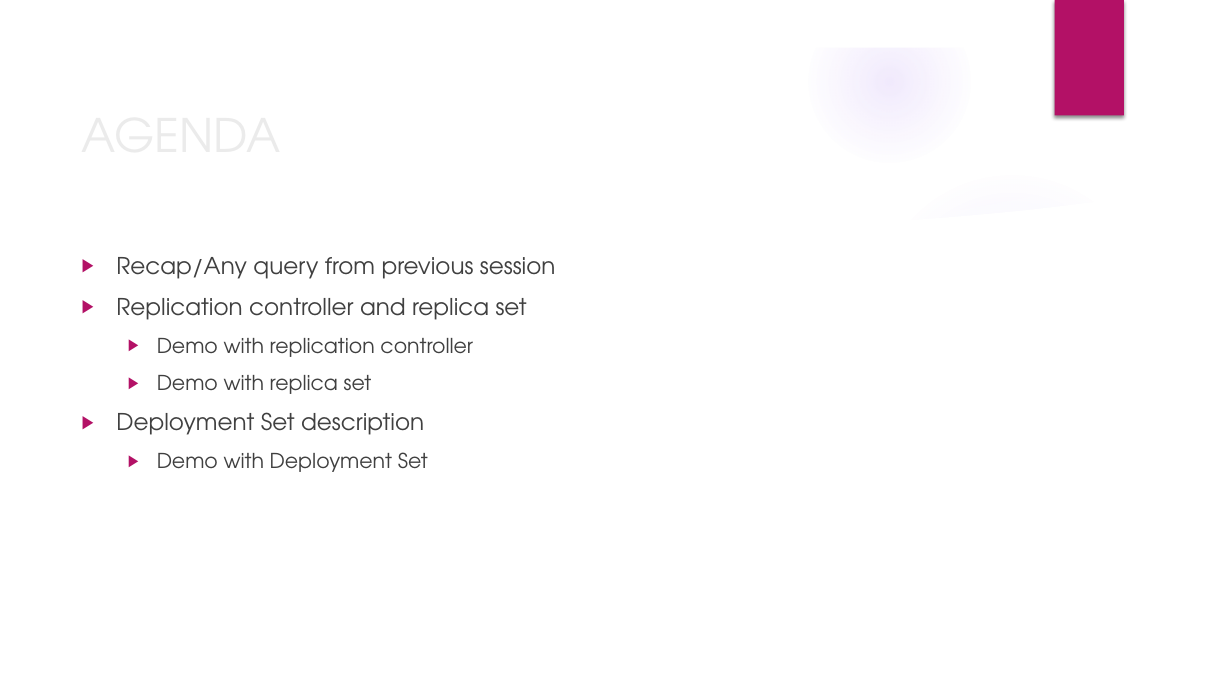
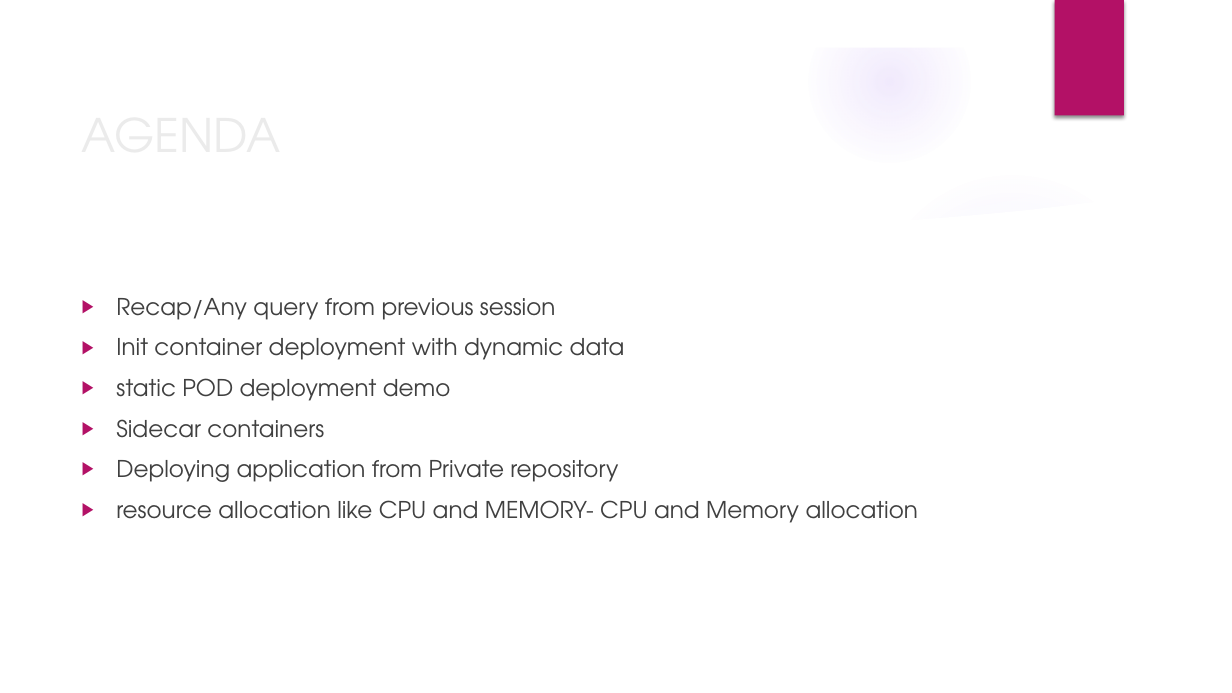
Before and after one commit to deepkumartraining/docker-k8s-April23, a slide deck: slide 2 of Day28/DockerAndKubernetes_Training-Day28.pptx. Drawn at 1232x693 pixels with LibreOffice and Linux fonts; fonts in the diff are those of the drawing; background and template pictures are left out. Boxes give left, top, right and bottom in pixels: in the first picture for what was removed or moved away, otherwise in the second. Text is boxed around its words. In the diff, an @@ line names an element or a change of style, - is before the commit and + after.

Commit message:
Day 28 contents and agenda updated

```diff
--- a/Day28/DockerAndKubernetes_Training-Day28.pptx
+++ b/Day28/DockerAndKubernetes_Training-Day28.pptx
@@ text at [116, 338, 919, 523]: text changed; size 16 to 18 pt @@
-▶ Replication controller and replica set
-  ▶ Demo with replication controller
-  ▶ Demo with replica set
-▶ Deployment Set description
-  ▶ Demo with Deployment Set
+▶ Init container deployment with dynamic data
+▶ static POD deployment demo
+▶ Sidecar containers
+▶ Deploying application from Private repository
+▶ resource allocation like CPU and MEMORY- CPU and Memory allocation
```
Also in this commit, not shown: 1 other slide changed, 4 other files.
